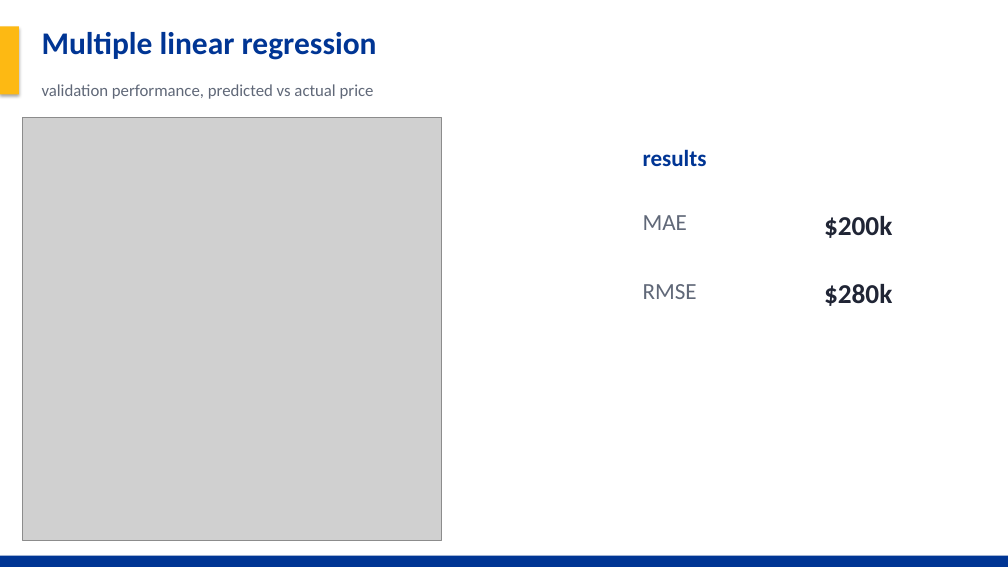
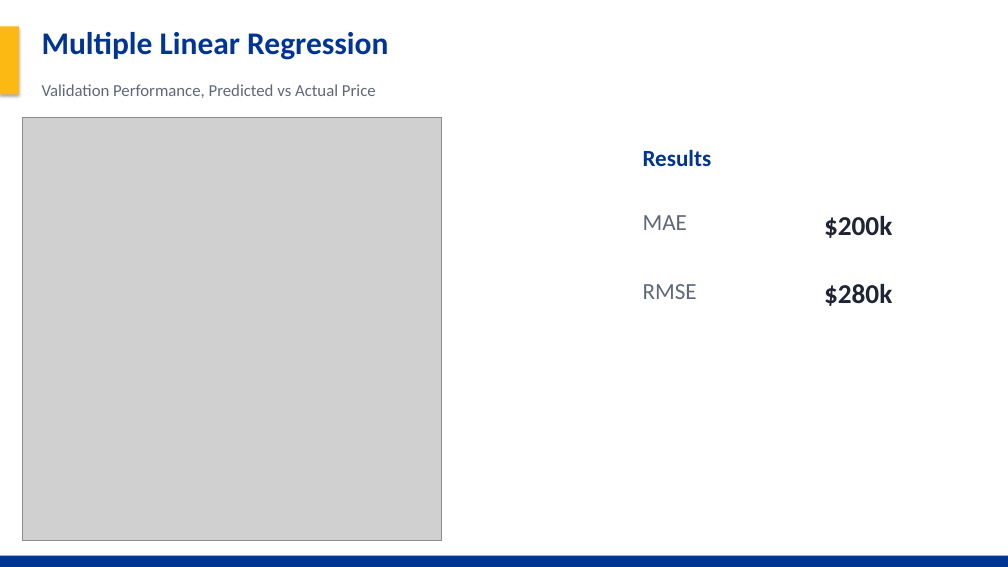
Before and after one commit to Noah-Gallego/house-price-4450-final, a slide deck: slide 12 of HousePrice_Final_Project.pptx (slide 11 before the commit). Drawn at 1008x567 pixels with LibreOffice and Linux fonts; fonts in the diff are those of the drawing; grey boxes stand for pictures. Boxes give left, top, right and bottom in pixels: in the first picture for what was removed or moved away, otherwise in the second. Text is boxed around its words. In the diff, an @@ line names an element or a change of style, - is before the commit and + after.

```diff
--- a/HousePrice_Final_Project.pptx
+++ b/HousePrice_Final_Project.pptx
@@ text at (x1=42, y1=32, x2=388, y2=60): text changed @@
-Multiple linear regression
+Multiple Linear Regression
@@ text at (x1=42, y1=84, x2=376, y2=98): text changed @@
-validation performance, predicted vs actual price
+Validation Performance, Predicted vs Actual Price
@@ text at (x1=643, y1=149, x2=712, y2=166): text changed @@
-results
+Results
```
Also in this commit, not shown: 22 other slides changed, 5 slides added, 2 slides removed, 9 other files.
